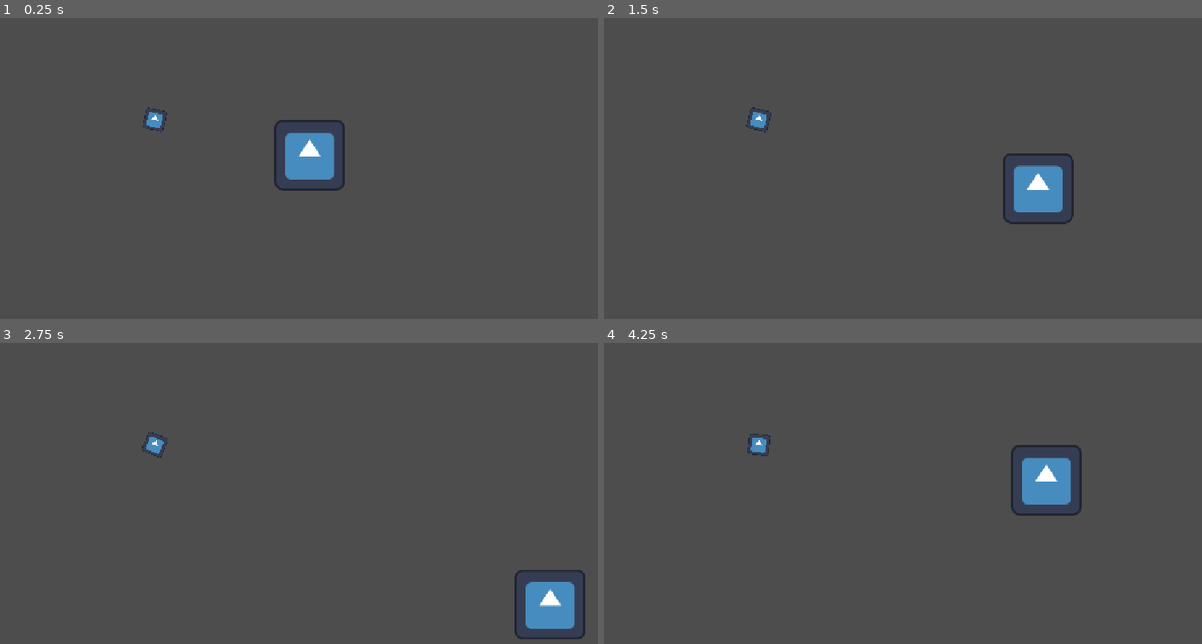
Above: before the commit, frames 1-4 (two rows, left to right).
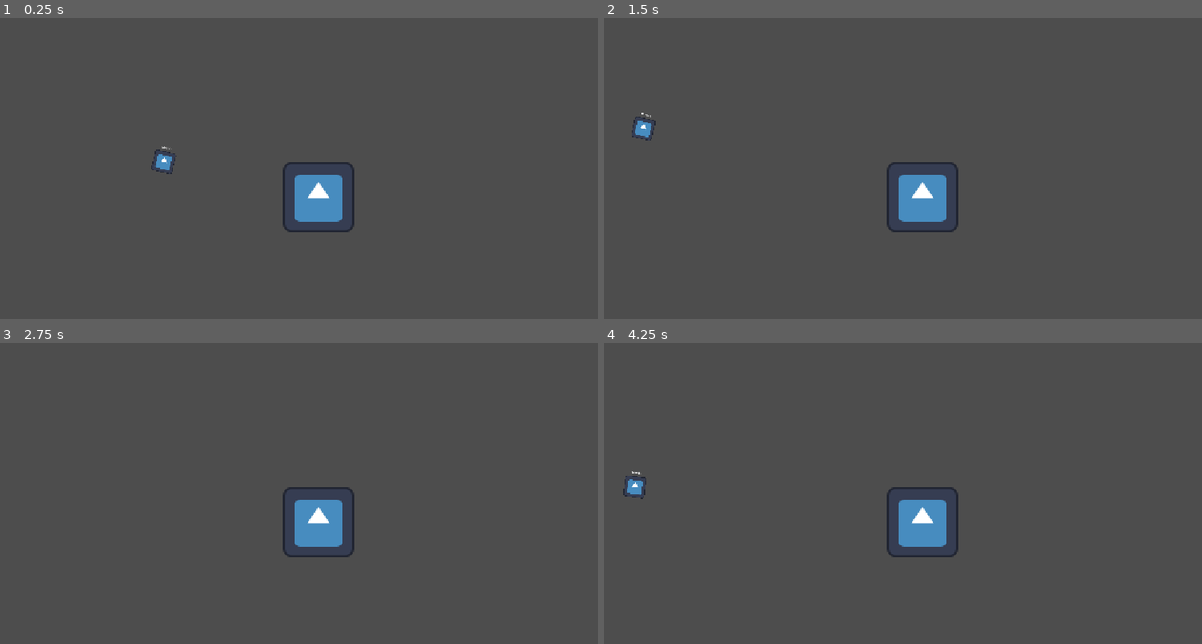
Above: after the commit, the same moments.

Repository: paulosergiolima/SpyGame
Game: Godot game, scene res://test_scene.tscn
Two runs of this game, one before a commit and one after it. Both use one fixed random seed, a clock stepped at 60 frames per second and the inputs below. The engine's default icon, where the game draws it, is replaced by a stand-in: a white triangle on a blue panel in a dark square.
Inputs:
- Up to frame 1 (0.25 s): no input
- Up to frame 2 (1.5 s): tap Enter at 0.5 s; hold Right (ui_right) 0.53-1.28 s; hold Space (buySpy) 0.53-1.28 s; hold Down (down) from 1.28 s (still down); tap Space (buySpy) at 1.35 s
- Up to frame 3 (2.75 s): release Down (down) at 2.03 s; hold Right (ui_right) from 2.03 s (still down); hold Space (buySpy) from 2.03 s (still down)
- Up to frame 4 (4.25 s): release Right (ui_right) at 2.78 s; release Space (buySpy) at 2.78 s; hold Up (up) 2.78-3.53 s; tap Space (buySpy) at 2.85 s; hold Left (ui_left) from 3.53 s (still down); hold Space (buySpy) from 3.53 s (still down)

The runs differ from the first frame. In frame 1, 3.2% of the frame differs, in the area x 23-60%, y 29-72%; in frame 2, 3.5%, in the area x 4-79%, y 29-72%; in frame 3, 3.4%; in frame 4, 3.5%.

Commit message:
working position logic

Diff:
--- a/basic_spy.gd
+++ b/basic_spy.gd
@@ -4,7 +4,7 @@
 var price: int
 const SPEED = 300.0
 const JUMP_VELOCITY = -400.0
-var followingPlayer: bool = false
+@export var followingPlayer: bool = false
 
 
 func _physics_process(delta: float) -> void:
--- a/basic_spy.tscn
+++ b/basic_spy.tscn
@@ -11,8 +11,6 @@
 
 [node name="BasicSpy" type="CharacterBody2D" unique_id=233415787]
 scale = Vector2(0.3, 0.3)
-collision_layer = 0
-collision_mask = 0
 motion_mode = 1
 script = ExtResource("1_v7w05")
 
--- a/player.tscn
+++ b/player.tscn
@@ -30,4 +30,6 @@
 [node name="SpyFollow" type="Node2D" parent="." unique_id=1627272143]
 position = Vector2(-184, 0)
 
+[node name="Camera2D" type="Camera2D" parent="." unique_id=1439888234]
+
 [connection signal="area_entered" from="Area2D" to="." method="_on_area_2d_area_entered"]
--- a/project.godot
+++ b/project.godot
@@ -23,6 +23,8 @@
 [global_group]
 
 player=""
+positions=""
+allies=""
 
 [input]
 
--- /dev/null
+++ b/test_battle.gd
@@ -0,0 +1,21 @@
+extends Node2D
+
+
+# Called when the node enters the scene tree for the first time.
+func _ready() -> void:
+	pass # Replace with function body.
+
+
+# Called every frame. 'delta' is the elapsed time since the previous frame.
+func _process(delta: float) -> void:
+	pass
+
+
+func _on_door_area_entered(area: Area2D) -> void:
+	var spies:  = get_tree().get_nodes_in_group("allies")
+	var positions = get_tree().get_nodes_in_group("positions")
+	for n in spies.size():
+		#spies[n].battleMode = true;
+		spies[n].global_position = positions[n].global_position
+
+	pass # Replace with function body.
--- a/test_battle.tscn
+++ b/test_battle.tscn
@@ -1,7 +1,9 @@
 [gd_scene format=4 uid="uid://tri1advn5tkv"]
 
 [ext_resource type="Texture2D" uid="uid://cdm6l645ff0j5" path="res://icon.svg" id="1_1dg5m"]
+[ext_resource type="Script" uid="uid://cu6px0uk7d8x7" path="res://test_battle.gd" id="1_u67t4"]
 [ext_resource type="PackedScene" uid="uid://bohartawxi01f" path="res://basic_spy.tscn" id="2_wwoy5"]
+[ext_resource type="PackedScene" uid="uid://ckdgyvxlj8k67" path="res://player.tscn" id="3_d1u53"]
 
 [sub_resource type="TileSetAtlasSource" id="TileSetAtlasSource_wwoy5"]
 texture = ExtResource("1_1dg5m")
@@ -73,22 +75,26 @@
 [sub_resource type="TileSet" id="TileSet_vm6i5"]
 sources/0 = SubResource("TileSetAtlasSource_wwoy5")
 
+[sub_resource type="RectangleShape2D" id="RectangleShape2D_vm6i5"]
+size = Vector2(20, 48)
+
 [node name="TestBattle" type="Node2D" unique_id=1195068700]
+script = ExtResource("1_u67t4")
 
 [node name="TileMapLayer" type="TileMapLayer" parent="." unique_id=97113628]
 tile_map_data = PackedByteArray("AAD6/wMAAAACAAIAAAD7/wMAAAACAAIAAAD8/wMAAAACAAIAAAD9/wMAAAACAAIAAAD+/wMAAAACAAIAAAD//w …(1344 unchanged characters)…
 tile_set = SubResource("TileSet_vm6i5")
 
-[node name="Ally1" type="Node2D" parent="." unique_id=738835387]
+[node name="Ally1" type="Node2D" parent="." unique_id=738835387 groups=["positions"]]
 position = Vector2(-64, 0)
 
-[node name="Ally2" type="Node2D" parent="." unique_id=278595875]
+[node name="Ally2" type="Node2D" parent="." unique_id=278595875 groups=["positions"]]
 position = Vector2(-64, -64)
 
-[node name="Ally3" type="Node2D" parent="." unique_id=90054013]
+[node name="Ally3" type="Node2D" parent="." unique_id=90054013 groups=["positions"]]
 position = Vector2(-64, -128)
 
-[node name="Ally4" type="Node2D" parent="." unique_id=1561828524]
+[node name="Ally4" type="Node2D" parent="." unique_id=1561828524 groups=["positions"]]
 position = Vector2(-64, -192)
 
 [node name="Enemy1" type="Node2D" parent="." unique_id=1299208650]
@@ -103,5 +109,29 @@
 [node name="Enemy4" type="Node2D" parent="." unique_id=1731006867]
 position = Vector2(256, -192)
 
-[node name="BasicSpy" parent="." unique_id=233415787 instance=ExtResource("2_wwoy5")]
+[node name="BasicSpy" parent="." unique_id=233415787 groups=["allies"] instance=ExtResource("2_wwoy5")]
 position = Vector2(-224, -232)
+followingPlayer = true
+
+[node name="BasicSpy2" parent="." unique_id=793218525 groups=["allies"] instance=ExtResource("2_wwoy5")]
+position = Vector2(-224, -136)
+followingPlayer = true
+
+[node name="BasicSpy3" parent="." unique_id=184739833 groups=["allies"] instance=ExtResource("2_wwoy5")]
+position = Vector2(-234, -16)
+followingPlayer = true
+
+[node name="BasicSpy4" parent="." unique_id=807726217 groups=["allies"] instance=ExtResource("2_wwoy5")]
+position = Vector2(-225, 72)
+followingPlayer = true
+
+[node name="Player" parent="." unique_id=2079360264 instance=ExtResource("3_d1u53")]
+position = Vector2(-360, -112)
+
+[node name="Door" type="Area2D" parent="." unique_id=1415481192]
+
+[node name="CollisionShape2D" type="CollisionShape2D" parent="Door" unique_id=154397872]
+position = Vector2(-104, -56)
+shape = SubResource("RectangleShape2D_vm6i5")
+
+[connection signal="area_entered" from="Door" to="." method="_on_door_area_entered"]
Not shown, added: test_battle.gd.uid
